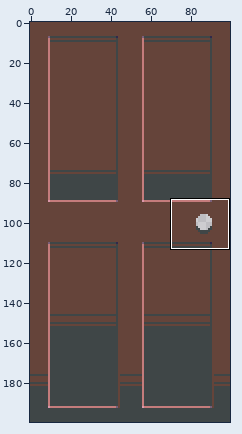
File history of a sprite sheet, assets/images/door.png. Above, an overview of the earlier version with the close-up marked.
Close-up. Before the edit:
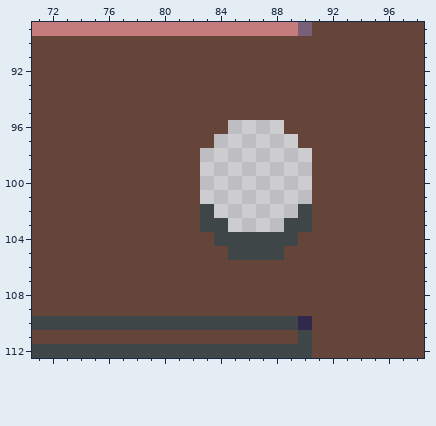
The file is 100x200 pixels. Shown: x 71..98, y 89..112.
The same view after the edit:
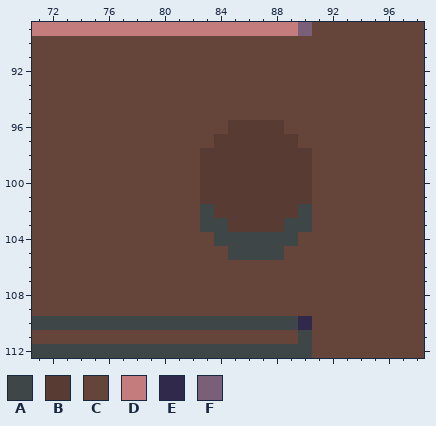
Palette (. is transparent): A #3f4647  B #583b33  C #65443a  D #c47c7c  E #31294b  F #7a5f79
Commit message: Split and spliced the porch.png
Edits made:
Colour B is added in row 96 at x 85 to 88; in row 97 at x 84 to 89; in rows 98 to 101 at x 83 to 90; in row 102 at x 84 to 89; in row 103 at x 85 to 88.
